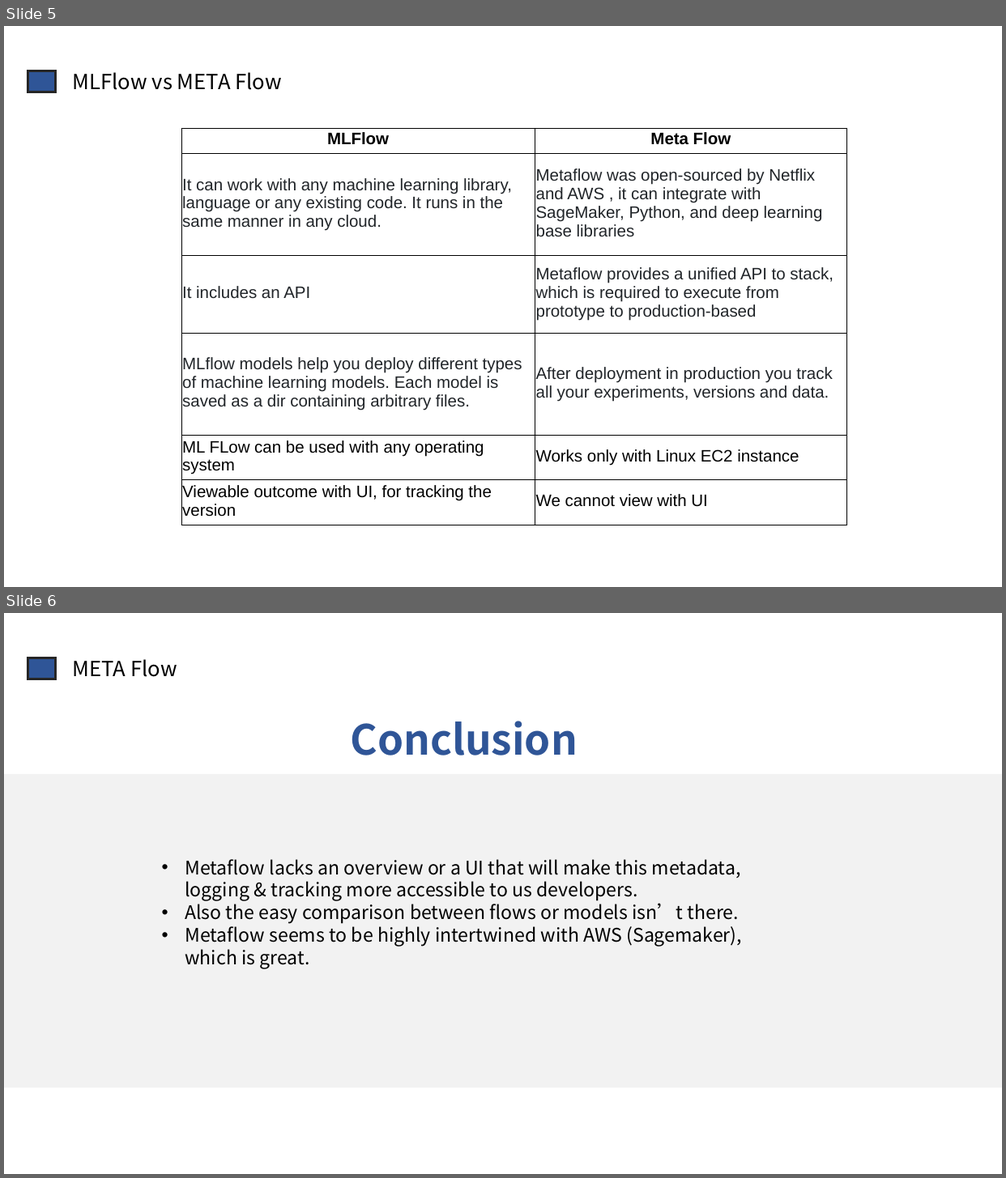
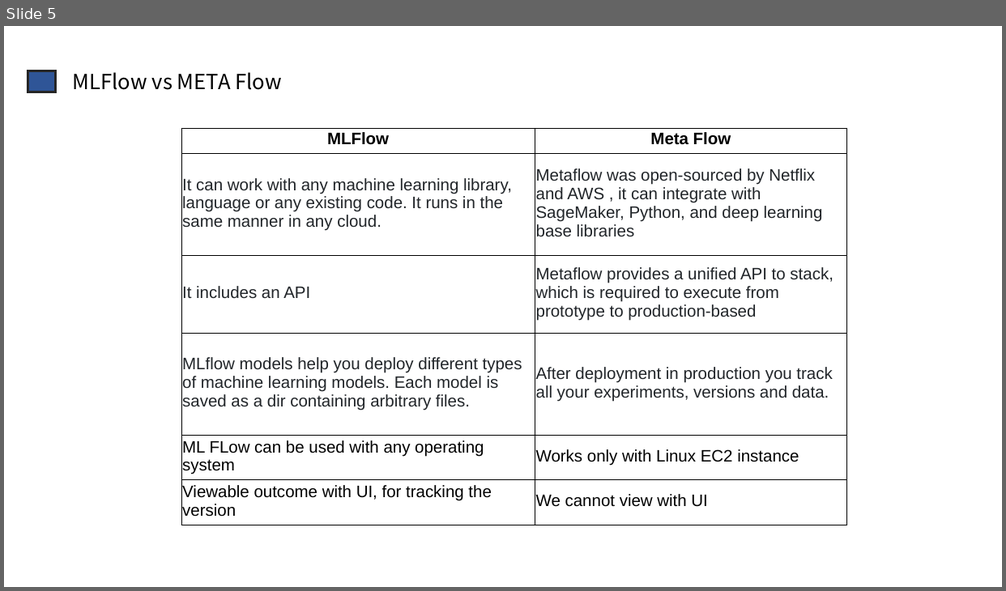
Before and after one commit to Meghashyamt/MLFlow, a slide deck: MFlow.pptx. Shown one above the other, each under a label of ours: slides 5 and 6 before the commit, slide 5 after it. The pictures are 1006x1178 and 1006x591 pixels, drawn with LibreOffice and Linux fonts; fonts in the diff are those of the drawing. Boxes give left, top, right and bottom in pixels: in the first picture for what was removed or moved away, otherwise in the second. Text is boxed around its words. In the diff, an @@ line names an element or a change of style, - is before the commit and + after.

```diff
--- a/MFlow.pptx
+++ b/MFlow.pptx
@@ slide 6 removed at bbox=[4, 613, 1002, 1174], background #FFFFFF @@
@@ rectangle removed at bbox=[28, 658, 56, 679] @@
@@ text removed at bbox=[72, 659, 177, 677] @@
-META Flow
@@ text removed at bbox=[351, 721, 577, 756] @@
-Conclusion
@@ rounded rectangle removed at bbox=[4, 774, 1002, 1088] @@
@@ text removed at bbox=[185, 859, 742, 969] @@
-• Metaflow lacks an overview or a UI that will make this metadata, logging & tracking more accessible to us developers.
-• Also the easy comparison between flows or models isn’t there.
-• Metaflow seems to be highly intertwined with AWS (Sagemaker), which is great.
```
Also in this commit, not shown: 1 slide changed, 12 slides added, 1 other file.
